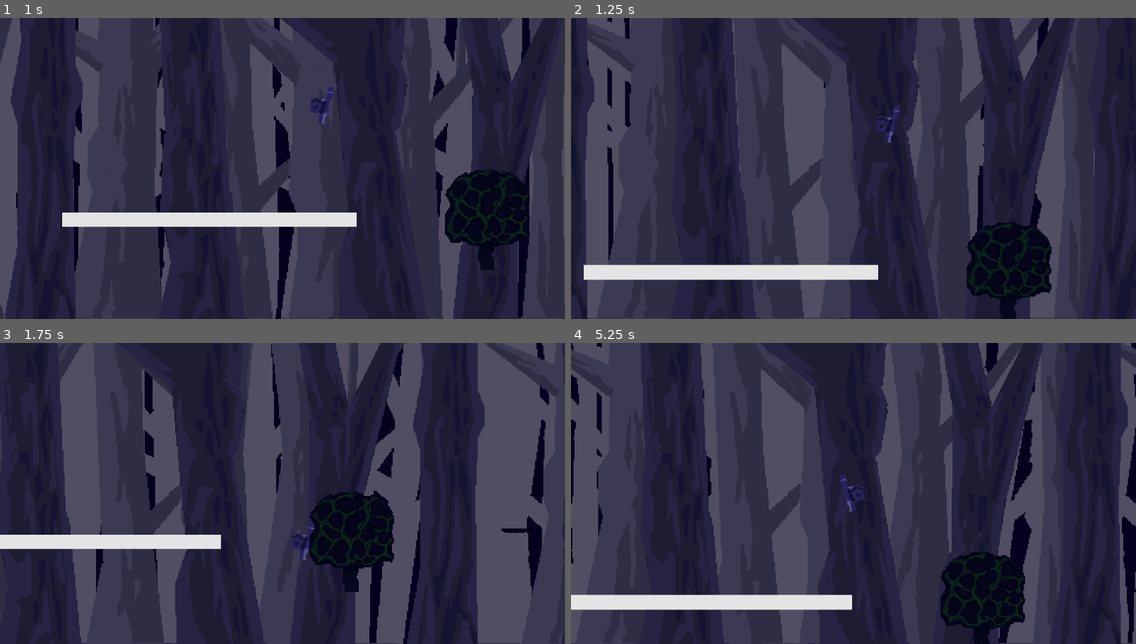
Above: before the commit, frames 1-4 (two rows, left to right).
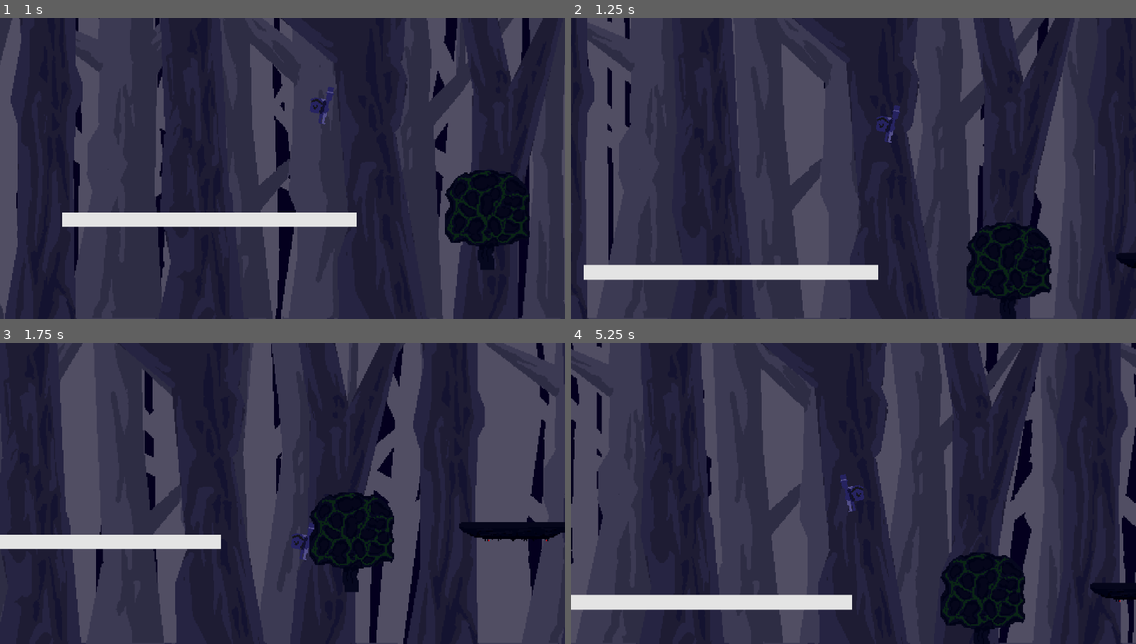
Above: after the commit, the same moments.

Repository: Awesum-Possum/OrbitalGameJam6
Game: Godot game, scene res://main.tscn
The game is run twice, just before and just after one commit, with the same random seed, the same clock (stepped at 60 frames per second) and the same inputs.
Inputs (mouse positions are in pixels of both pictures, inside the frame that each line leads up to):
- Up to frame 1 (1 s): tap Enter (string_released) at 0.5 s; move the mouse to (406, 153) at 0.52 s; hold D (walk_right) from 0.53 s (still down); click (406, 153) at 0.6 s; tap W (jump) at 0.77 s
- Up to frame 2 (1.25 s): keep holding D (walk_right)
- Up to frame 3 (1.75 s): keep holding D (walk_right); move the mouse to (169, 508) at 1.27 s; tap Enter (string_released) at 1.35 s; tap W (jump) at 1.52 s
- Up to frame 4 (5.25 s): move the mouse to (910, 427) at 2.02 s; release D (walk_right) at 2.03 s; hold A (walk_left) 2.03-2.78 s; click (910, 427) at 2.1 s; move the mouse to (825, 553) at 2.77 s; hold D (walk_right) 2.78-3.5 s; tap Enter (string_released) at 2.85, 5.1 s; tap W (jump) at 3.02, 4.52 s; click "Restart" at 3.5 s; move the mouse to (1023, 538) at 4.27 s; hold D (walk_right) 4.28-5.03 s; click (1023, 538) at 4.35 s; move the mouse to (684, 448) at 5.02 s; hold A (walk_left) from 5.03 s (still down)

Frame 1 is identical in both runs. In frame 2, 0.1% of the frame differs, in the area x 96-100%, y 77-84%; in frame 3, 0.8%, in the area x 81-100%, y 59-67%; in frame 4, 0.3%.

Commit message:
Scale the entire falling platform
The reason being: don't scale rigid bodies

Diff:
--- a/falling_platform.tscn
+++ b/falling_platform.tscn
@@ -4,10 +4,10 @@
 [ext_resource type="Texture2D" uid="uid://bktphji27ec61" path="res://assets/Platforms.png" id="2_mkddc"]
 
 [sub_resource type="RectangleShape2D" id="RectangleShape2D_fybig"]
-size = Vector2(88, 10)
+size = Vector2(94, 10)
 
 [sub_resource type="RectangleShape2D" id="RectangleShape2D_76pf0"]
-size = Vector2(84, 2)
+size = Vector2(91, 2)
 
 [node name="RigidBody2D" type="RigidBody2D"]
 freeze = true
@@ -15,17 +15,22 @@
 script = ExtResource("1_sew12")
 
 [node name="CollisionShape2D" type="CollisionShape2D" parent="."]
+position = Vector2(-4, 0)
+scale = Vector2(4, 4)
 shape = SubResource("RectangleShape2D_fybig")
 one_way_collision = true
 
 [node name="Area2D" type="Area2D" parent="."]
+scale = Vector2(4, 4)
 
 [node name="CollisionShape2D" type="CollisionShape2D" parent="Area2D"]
-position = Vector2(0, -7)
+position = Vector2(-2.25, -7)
 shape = SubResource("RectangleShape2D_76pf0")
+debug_color = Color(0.929412, 0.0705882, 0.619608, 0.419608)
 
 [node name="Sprite2D" type="Sprite2D" parent="."]
 texture_filter = 1
+scale = Vector2(4, 4)
 texture = ExtResource("2_mkddc")
 region_enabled = true
 region_rect = Rect2(96, 10, 96, 18)
